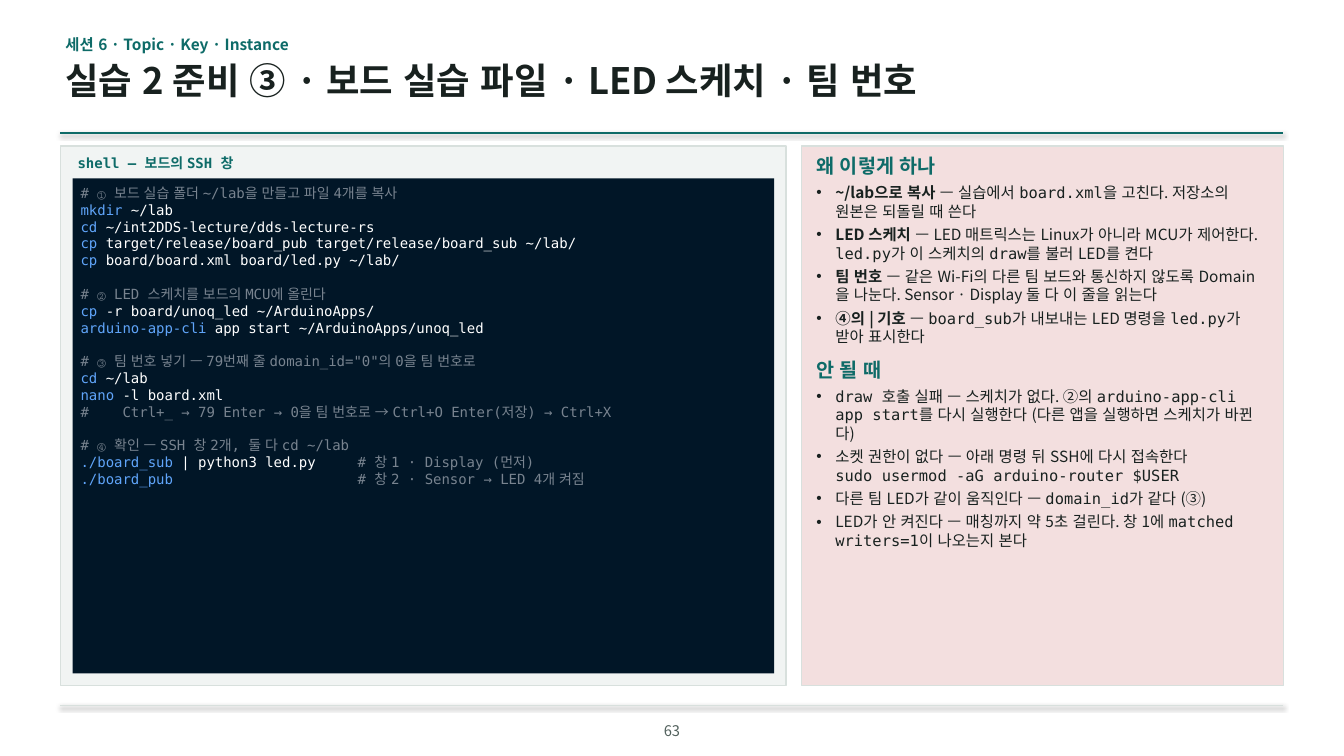
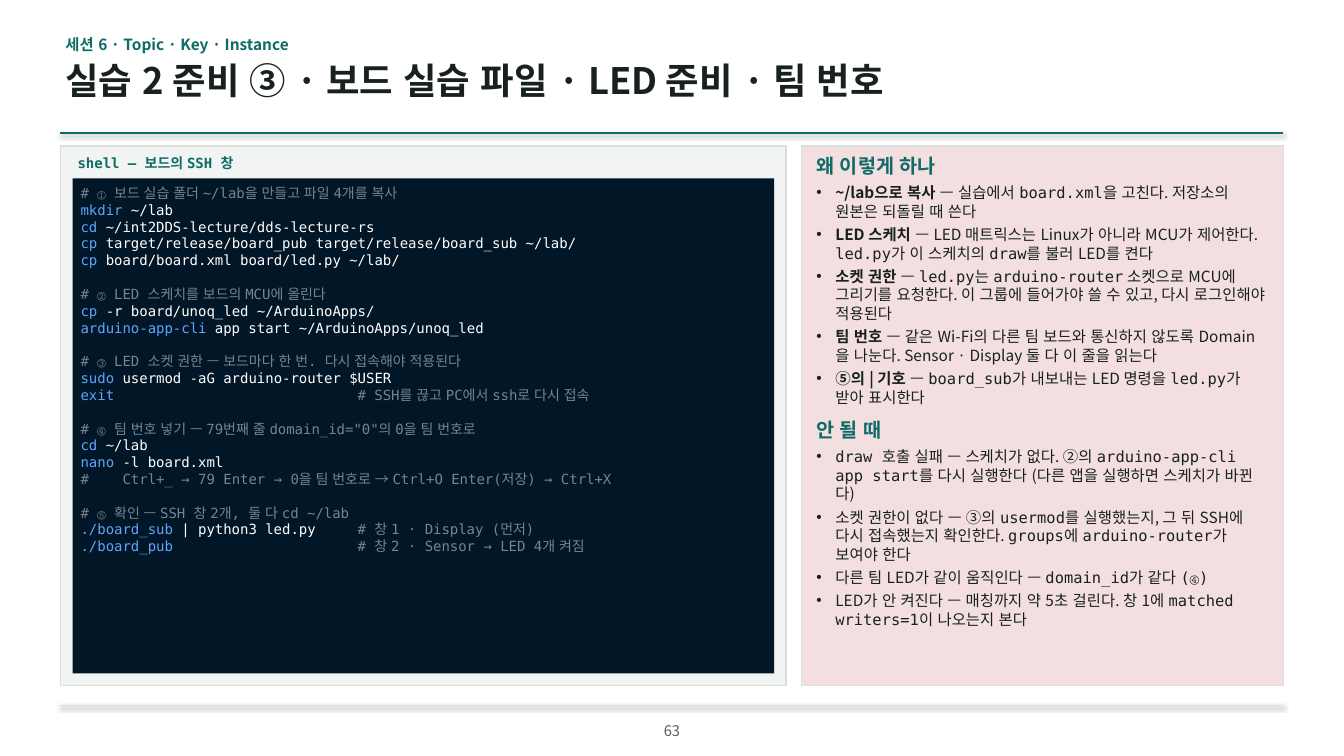
Before and after one commit to IntellectusCorp/int2DDS-lecture, a slide deck: slide 63 of int2dds-lecture-for-beginner.pptx. Drawn at 1344x756 pixels with LibreOffice and Linux fonts; fonts in the diff are those of the drawing; background and template pictures are left out. Boxes give left, top, right and bottom in pixels: in the first picture for what was removed or moved away, otherwise in the second. Text is boxed around its words. In the diff, an @@ line names an element or a change of style, - is before the commit and + after.

Commit message:
FEAT: Run PC labs from the build folder and add LED socket step
PC labs (1, 3, 5, 6, 8) now cd into target\release and run .\name instead of extending PATH; lab 8 XML paths follow. Slide 61 is split into board info, SSH connection and tools to install. Slide 63 adds the arduino-router group step needed for the LED matrix.

```diff
--- a/int2dds-lecture-for-beginner.pptx
+++ b/int2dds-lecture-for-beginner.pptx
@@ text at (65, 63, 884, 98): text changed @@
-실습 2 준비 ③ · 보드 실습 파일 · LED 스케치 · 팀 번호
+실습 2 준비 ③ · 보드 실습 파일 · LED 준비 · 팀 번호
@@ text at (835, 269, 1265, 321): paragraph added @@
+• 소켓 권한 — led.py는 arduino-router 소켓으로 MCU에 그리기를 요청한다. 이 그룹에 들어가야 쓸 수 있고, 다시 로그인해야 적용된다
@@ text in rectangle at (81, 354, 590, 436): text changed @@
-# ③ 팀 번호 넣기 — 79번째 줄 domain_id="0"의 0을 팀 번호로
+# ③ LED 소켓 권한 — 보드마다 한 번. 다시 접속해야 적용된다
+sudo usermod -aG arduino-router $USER
+exit # SSH를 끊고 PC에서 ssh로 다시 접속
+# ④ 팀 번호 넣기 — 79번째 줄 domain_id="0"의 0을 팀 번호로
@@ text at (835, 371, 1240, 405): text changed @@
-• ④의 | 기호 — board_sub가 내보내는 LED 명령을 led.py가 받아 표시한다
+• ⑤의 | 기호 — board_sub가 내보내는 LED 명령을 led.py가 받아 표시한다
@@ text in rectangle at (97, 506, 349, 520): text changed @@
-# ④ 확인 — SSH 창 2개, 둘 다 cd ~/lab
+# ⑤ 확인 — SSH 창 2개, 둘 다 cd ~/lab
@@ text at (835, 510, 1244, 587): text changed @@
-• 소켓 권한이 없다 — 아래 명령 뒤 SSH에 다시 접속한다
-  sudo usermod -aG arduino-router $USER
-• 다른 팀 LED가 같이 움직인다 — domain_id가 같다 (③)
+• 소켓 권한이 없다 — ③의 usermod를 실행했는지, 그 뒤 SSH에 다시 접속했는지 확인한다. groups에 arduino-router가 보여야 한다
+• 다른 팀 LED가 같이 움직인다 — domain_id가 같다 (④)
```
Also in this commit, not shown: 16 other slides changed, 3 slides added.
